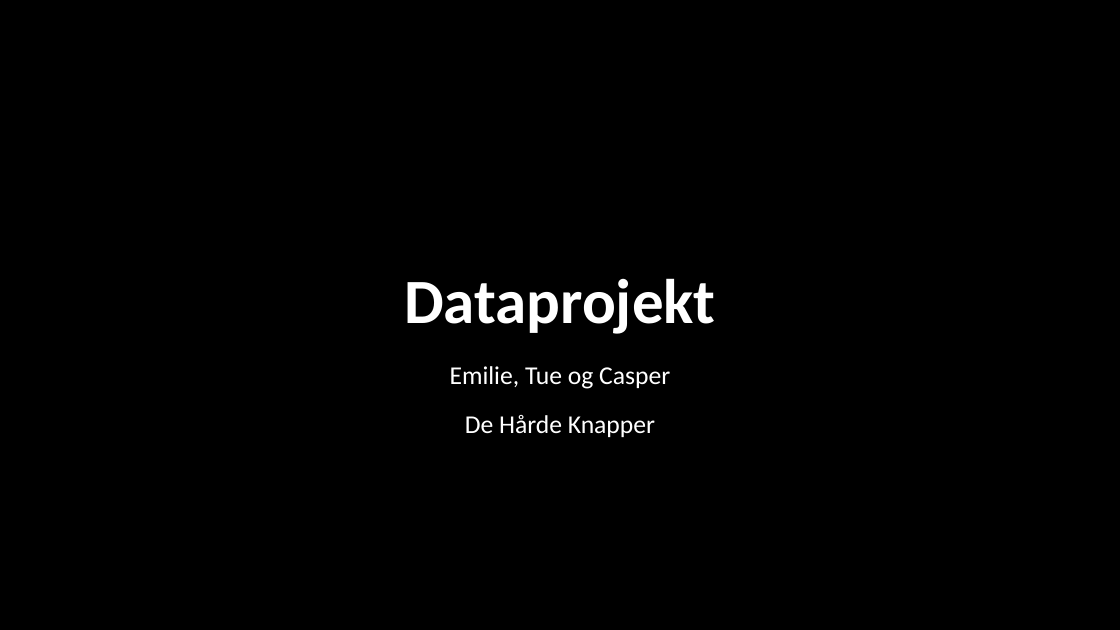
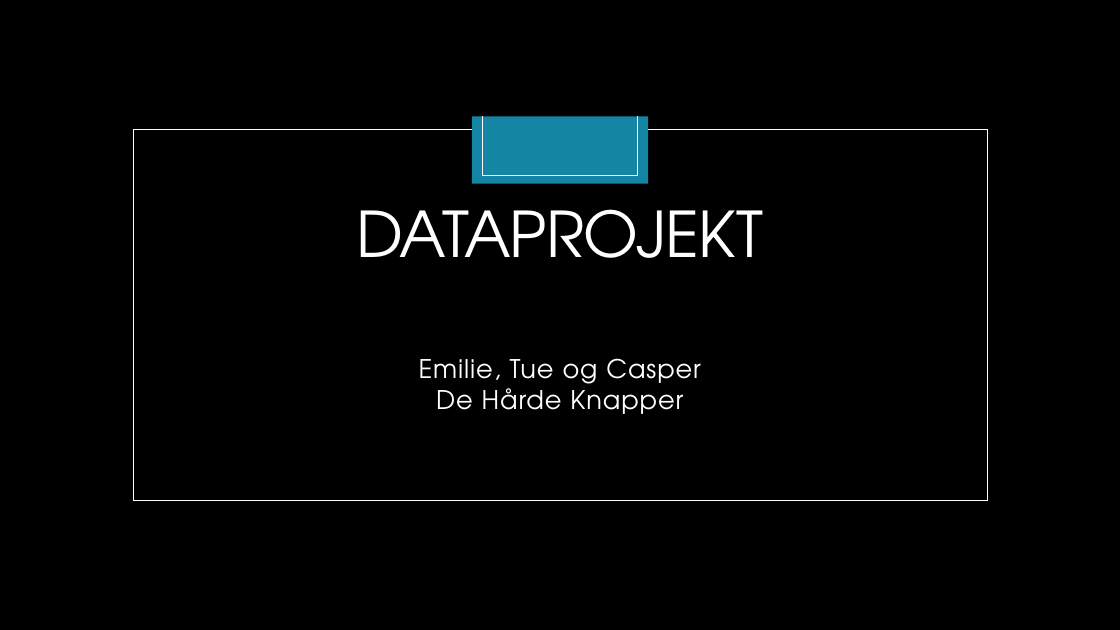
Before and after one commit to casperbak1/Dataprojekt, a slide deck: slide 1 of TØ/Powerpoint til præsentation.pptx. Drawn at 1120x630 pixels with LibreOffice and Linux fonts; fonts in the diff are those of the drawing; background and template pictures are left out. Boxes give left, top, right and bottom in pixels: in the first picture for what was removed or moved away, otherwise in the second. Text is boxed around its words. In the diff, an @@ line names an element or a change of style, - is before the commit and + after.

```diff
--- a/TØ/Powerpoint til præsentation.pptx
+++ b/TØ/Powerpoint til præsentation.pptx
@@ rectangle removed at box(0, 0, 1120, 630) @@
@@ rectangle added at box(120, 117, 1000, 513), fill #000000 @@
@@ rectangle added at box(472, 117, 649, 184), fill #1485A4 @@
@@ line added from (482, 117) to (482, 176), #FFFFFF 0.5 pt @@
@@ line added from (638, 117) to (638, 176), #FFFFFF 0.5 pt @@
@@ rectangle added at box(133, 129, 987, 500), outline #FFFFFF 0.5 pt @@
@@ title "DATAPROJEKT" at box(356, 209, 763, 258): vertical alignment bottom to middle @@
@@ line added from (482, 176) to (638, 176), #FFFFFF 0.5 pt @@
@@ title at box(356, 209, 763, 258): text changed; font Calibri to TeX Gyre Adventor; bold off @@
-Dataprojekt
+DATAPROJEKT
@@ subtitle "Emilie, Tue og Casper" at box(419, 358, 701, 414): font Calibri to TeX Gyre Adventor, letter spacing 0 to 0.8 pt; line spacing 1.2 to 1; less space between paragraphs @@
```
Also in this commit, not shown: 1 slide added.
